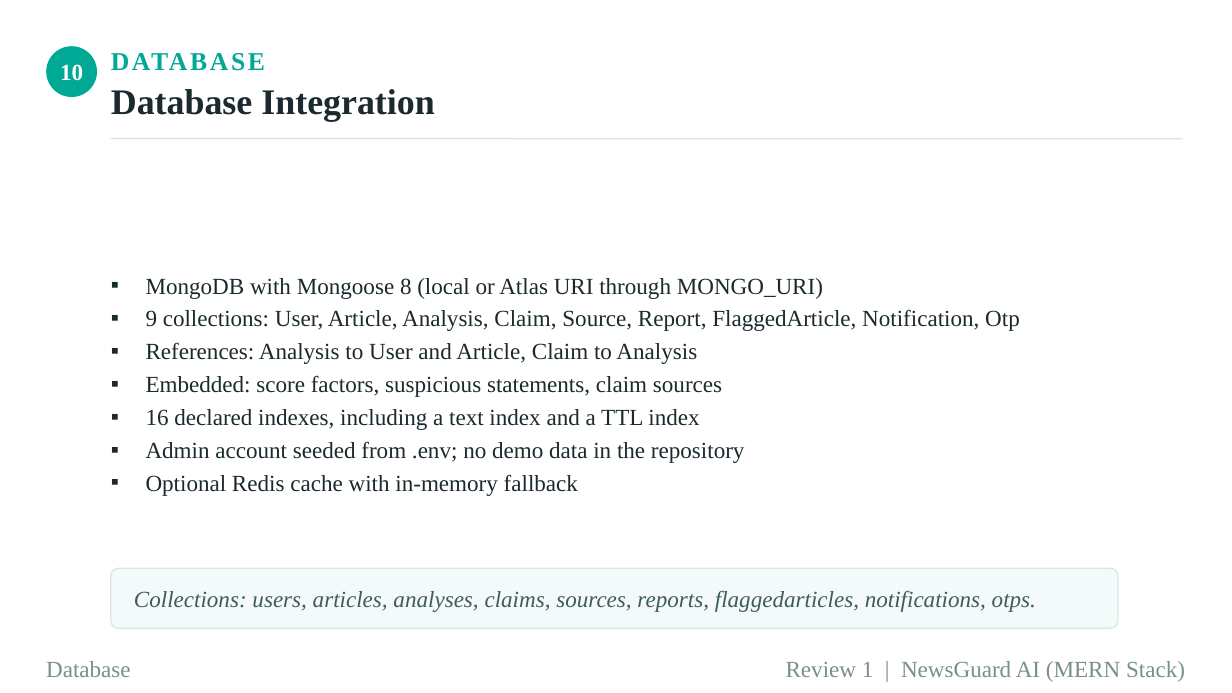
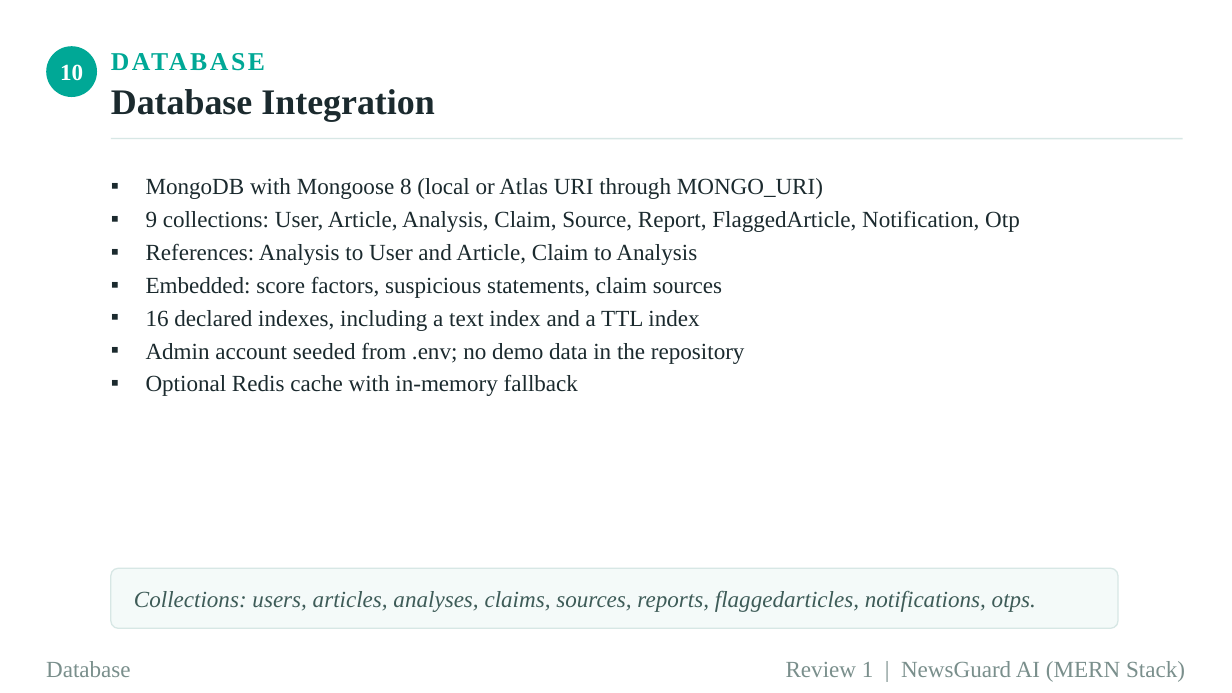
Before and after one commit to SanjayGoffl/TruthLens, a slide deck: slide 12 of Combined Review - NewsGuard AI.pptx (slide 11 before the commit). Drawn at 1232x693 pixels with LibreOffice and Linux fonts; fonts in the diff are those of the drawing. Boxes give left, top, right and bottom in pixels: in the first picture for what was removed or moved away, otherwise in the second. Text is boxed around its words. In the diff, an @@ line names an element or a change of style, - is before the commit and + after.

```diff
--- a/Combined Review - NewsGuard AI.pptx
+++ b/Combined Review - NewsGuard AI.pptx
@@ text "MongoDB with Mongoose 8 (local ...": place and size @@
-text "MongoDB with Mongoose 8 (local ..." at bbox=[146, 278, 1020, 496]
+text "MongoDB with Mongoose 8 (local ..." at bbox=[146, 178, 1020, 396]
```
Also in this commit, not shown: 7 other slides changed, 1 slide added, 17 other files.
